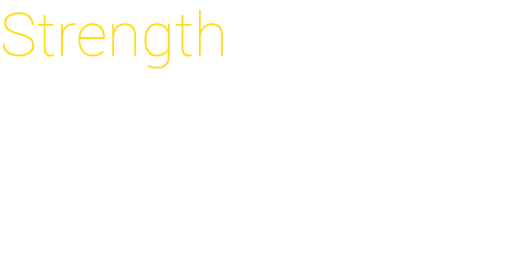
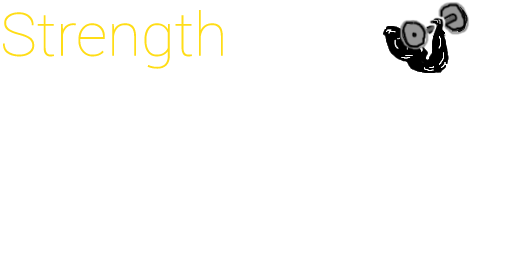
Layer changes from the first (512, 256) image to the second:
added layer "Layer 4" above "Layer 3" over [394, 6, 468, 50]
added layer "Layer 3" above "Layer 2" over [399, 2, 470, 51]
showed "Layer 2", painted on it over [383, 10, 470, 73]
